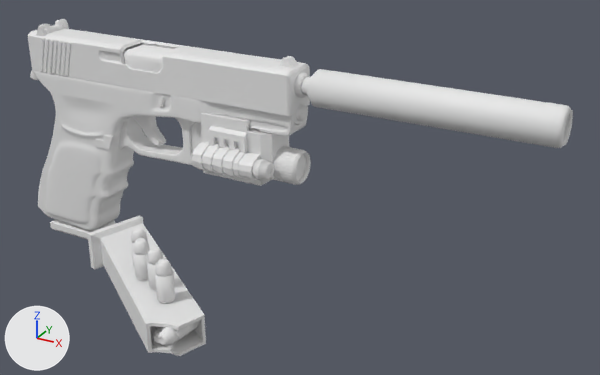
The FBX model Game/assets/3dmodals/Glock18/Glock18.fbx, before and after one commit.
One viewpoint serves both versions: a camera (50 mm lens) standing at (4.69, -6.13, 3.81) and looking at (1.49, -0.31, 0.9). Lighting does not change. The marker at lower left points along +X, +Y and +Z. The older version comes first. Where no turn or scale is listed for an object, it has been applied to the vertices.
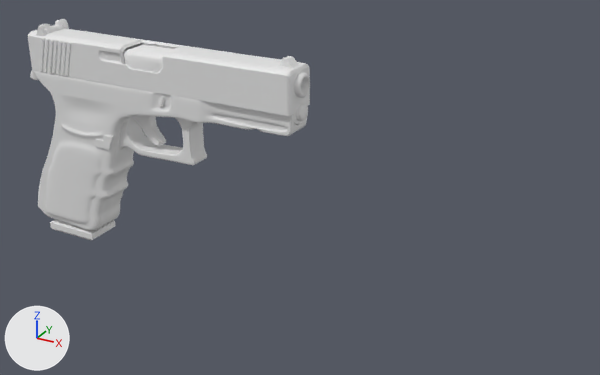
Boxes [x1, y1, x2, y2] around the edits, measured in the pictures (600 x 375 px):
'Cylinder.002', deleted
    before: [301, 69, 573, 148]
'Cube.007', deleted
    before: [87, 216, 206, 356]
'Cube.005', deleted
    before: [191, 113, 311, 186]
'Cylinder.010', deleted
    before: [155, 270, 175, 303]
'Cylinder.006', deleted
    before: [151, 326, 178, 345]
'Cylinder.012', deleted
    before: [133, 251, 148, 281]
'Cylinder.011', deleted
    before: [155, 258, 172, 277]
'Cylinder.013', deleted
    before: [133, 238, 150, 255]
'Cylinder.008', deleted
    before: [147, 247, 163, 265]
'Cylinder.007', deleted
    before: [147, 262, 156, 290]
'Cylinder.005', deleted (mostly hidden)
    before: [157, 321, 199, 342]
'Circle', deleted
    before: [296, 155, 306, 180]
'Cylinder.015', deleted
    before: [131, 227, 147, 243]

Edits to the bpy script that builds the scene:
```text
Remove ob_cylinder_005:
    ob_cylinder_005 = bpy.data.objects.new('Cylinder.005', me_cylinder_018)
    ob_cylinder_005.location = (0.963, -1.468, -0.061)
    ob_cylinder_005.rotation_euler = (-1.571, 0.0, 3.045)  # degrees (-90, 0, 174)
    ob_cylinder_005.scale = (-0.0777, -0.0777, -0.0777)
Remove ob_cylinder_010:
    ob_cylinder_010 = bpy.data.objects.new('Cylinder.010', me_cylinder_016)
    ob_cylinder_010.location = (0.699, -1.264, 0.229)
    ob_cylinder_010.scale = (-0.0765, -0.0765, -0.0765)
Remove ob_cylinder_012:
    ob_cylinder_012 = bpy.data.objects.new('Cylinder.012', me_cylinder_022)
    ob_cylinder_012.location = (0.289, -1.05, 0.229)
    ob_cylinder_012.scale = (-0.0765, -0.0765, -0.0765)
Remove ob_cylinder_002:
    ob_cylinder_002 = bpy.data.objects.new('Cylinder.002', me_cylinder_009)
    ob_cylinder_002.location = (1.341, 0.0, 1.716)
Remove ob_cylinder_013:
    ob_cylinder_013 = bpy.data.objects.new('Cylinder.013', me_cylinder_023)
    ob_cylinder_013.location = (0.287, -1.051, 0.367)
Remove ob_cube_005:
    ob_cube_005 = bpy.data.objects.new('Cube.005', me_cube_009)
    ob_cube_005.location = (0.636, -0.003, 1.021)
Remove ob_cylinder_008:
    ob_cylinder_008 = bpy.data.objects.new('Cylinder.008', me_cylinder_021)
    ob_cylinder_008.location = (0.5, -1.128, 0.367)
Remove ob_cube_007:
    ob_cube_007 = bpy.data.objects.new('Cube.007', me_cube_011)
    ob_cube_007.location = (-0.389, -0.507, -0.102)
Remove ob_cylinder_015:
    ob_cylinder_015 = bpy.data.objects.new('Cylinder.015', me_cylinder_025)
    ob_cylinder_015.location = (0.131, -0.892, 0.367)
Remove ob_cylinder_011:
    ob_cylinder_011 = bpy.data.objects.new('Cylinder.011', me_cylinder_017)
    ob_cylinder_011.location = (0.697, -1.265, 0.367)
Remove ob_circle:
    ob_circle = bpy.data.objects.new('Circle', me_circle_001)
    ob_circle.location = (1.31, 0.002, 0.941)
Remove ob_cylinder_006:
    ob_cylinder_006 = bpy.data.objects.new('Cylinder.006', me_cylinder_019)
    ob_cylinder_006.location = (0.664, -1.44, -0.066)
Remove ob_cylinder_007:
    ob_cylinder_007 = bpy.data.objects.new('Cylinder.007', me_cylinder_020)
    ob_cylinder_007.location = (0.503, -1.127, 0.229)
    ob_cylinder_007.scale = (-0.0765, -0.0765, -0.0765)
```
